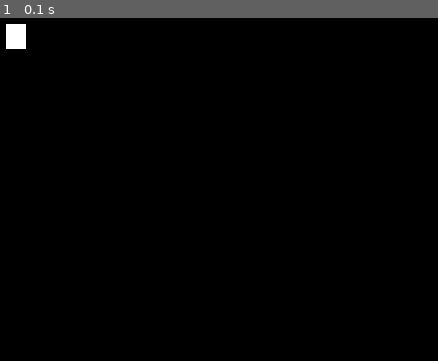
Above: before the commit, frame 1.
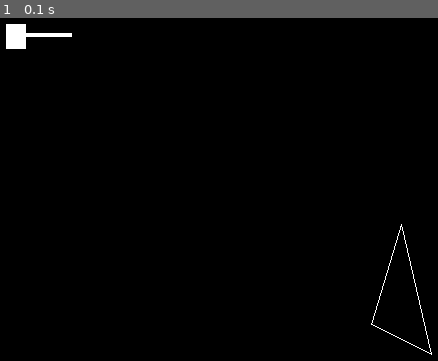
Above: after the commit, the same moment.

Repository: wallermatt/exercises
Game: pygame game, started from test_pygame_1.py
Two runs of this game, one before a commit and one after it. Both use one fixed random seed, a clock stepped at 60 frames per second and the inputs below.
Inputs:
- Up to frame 1 (0.1 s): no input

The runs differ from the first frame. In frame 1, 0.3% of the frame differs, in the area x 5-99%, y 4-99%.

Commit message:
plotting

Diff:
--- a/test_pygame_1.py
+++ b/test_pygame_1.py
@@ -10,6 +10,16 @@
 WHITE = (0xFF, 0xFF, 0xFF)
 
 pygame.draw.rect(display_screen, WHITE, [55, 50, 20, 25], width=0)
+
+pygame.draw.line(display_screen, WHITE, (60, 60), (120, 60), 4)
+pixObj = pygame.PixelArray(display_screen)
+pixObj[480][380] = WHITE
+pixObj[450][250] = WHITE
+pixObj[420][350] = WHITE
+
+pygame.draw.line(display_screen, WHITE, (480, 380), (450, 250), 1)
+pygame.draw.line(display_screen, WHITE, (450, 250), (420, 350), 1)
+pygame.draw.line(display_screen, WHITE, (420, 350), (480, 380), 1)
 
 run = True
 while run:
--- /dev/null
+++ b/triangles.py
@@ -0,0 +1,14 @@
+'''
+co-ords 0-9
+
+
+'''
+
+POINTS = [
+    (0,0),
+    (0,4),
+    (3,0),
+]
+
+
+def calc_triangle_area(coords):
